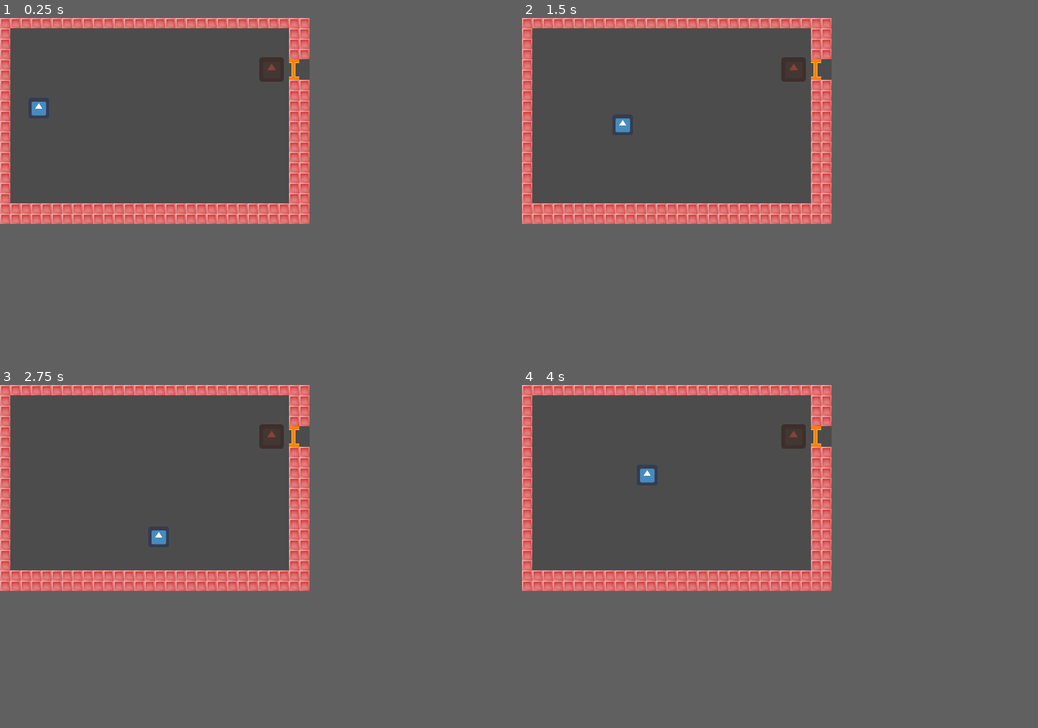
Above: before the commit, frames 1-4 (two rows, left to right).
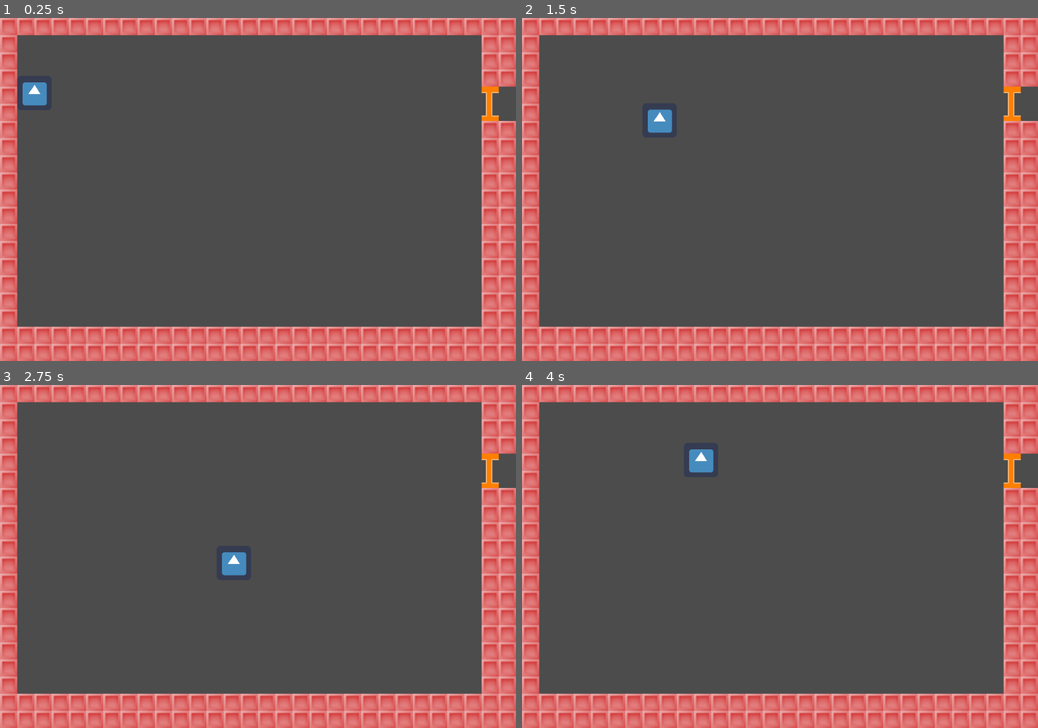
Above: after the commit, the same moments.

Repository: jgsogo/talk-godot-gdnative
Game: Godot game, scene res://MainScene.tscn
Same seed, same stepped clock (60 frames per second), same inputs: the game is played once before the commit and once after it. The engine's default icon, where the game draws it, is replaced by a stand-in: a white triangle on a blue panel in a dark square.
Inputs:
- Up to frame 1 (0.25 s): no input
- Up to frame 2 (1.5 s): tap Enter at 0.5 s; hold Right (ui_right) 0.53-1.28 s; hold Down (ui_down) from 1.28 s (still down)
- Up to frame 3 (2.75 s): release Down (ui_down) at 2.03 s; hold Right (ui_right) from 2.03 s (still down)
- Up to frame 4 (4 s): release Right (ui_right) at 2.78 s; hold Up (ui_up) 2.78-3.53 s; hold Left (ui_left) from 3.53 s (still down)
The window is 480x320 before the commit and 800x533 after it. Grey fills any space a smaller window leaves; there, only what the larger window draws over its background counts as a difference.

The runs differ from the first frame. In frame 1, 27% of the frame differs, in the area x 0-100%, y 0-100%; in frame 2, 27%; in frame 3, 27%; in frame 4, 27%.

Commit message:
Doubled resolution

Diff:
--- a/Dialog.tscn
+++ b/Dialog.tscn
@@ -4,7 +4,7 @@
 [ext_resource path="res://icon.png" type="Texture" id=2]
 
 [sub_resource type="RectangleShape2D" id=1]
-extents = Vector2( 40, 40 )
+extents = Vector2( 100, 130 )
 
 [node name="Dialog" type="Area2D"]
 script = ExtResource( 1 )
@@ -13,26 +13,27 @@
 shape = SubResource( 1 )
 
 [node name="Ghost" type="Sprite" parent="."]
+visible = false
 modulate = Color( 0.811765, 0.223529, 0.109804, 0.462745 )
 position = Vector2( 20.8, 0 )
-scale = Vector2( 0.6, 0.6 )
+scale = Vector2( 2.2, 2.2 )
 texture = ExtResource( 2 )
 
 [node name="PopupPanel" type="PopupPanel" parent="."]
 pause_mode = 2
-margin_left = -330.0
-margin_top = -40.0
-margin_right = -90.0
-margin_bottom = 160.0
+margin_left = -570.0
+margin_top = -120.0
+margin_right = -134.0
+margin_bottom = 260.0
 
 [node name="Contents" type="VBoxContainer" parent="PopupPanel"]
 margin_left = 4.0
 margin_top = 4.0
-margin_right = 236.0
-margin_bottom = 194.0
+margin_right = 432.0
+margin_bottom = 376.0
 
 [node name="Title" type="Label" parent="PopupPanel/Contents"]
-margin_right = 232.0
+margin_right = 428.0
 margin_bottom = 14.0
 custom_colors/font_color = Color( 0.368627, 0.8, 0.101961, 1 )
 custom_colors/font_outline_modulate = Color( 0.741176, 0.113725, 0.113725, 1 )
@@ -42,20 +43,20 @@
 
 [node name="Input" type="LineEdit" parent="PopupPanel/Contents"]
 margin_top = 18.0
-margin_right = 232.0
+margin_right = 428.0
 margin_bottom = 42.0
 
 [node name="SendButton" type="Button" parent="PopupPanel/Contents"]
 margin_top = 46.0
-margin_right = 232.0
+margin_right = 428.0
 margin_bottom = 66.0
 text = "Send"
 
 [node name="GhostMsg" type="RichTextLabel" parent="PopupPanel/Contents"]
 margin_top = 70.0
-margin_right = 232.0
-margin_bottom = 190.0
-rect_min_size = Vector2( 232, 120 )
+margin_right = 428.0
+margin_bottom = 370.0
+rect_min_size = Vector2( 232, 300 )
 scroll_following = true
 [connection signal="body_entered" from="." to="." method="_on_Dialog_body_entered"]
 [connection signal="body_exited" from="." to="." method="_on_Dialog_body_exited"]
--- a/MainCharacter.gd
+++ b/MainCharacter.gd
@@ -1,6 +1,6 @@
 extends KinematicBody2D
 
-const MOTION_SPEED = 128 # Pixels/second
+const MOTION_SPEED = 256 # Pixels/second
 
 
 func _physics_process(_delta):
--- a/MainScene.tscn
+++ b/MainScene.tscn
@@ -10,8 +10,10 @@
 
 [node name="MainCharacter" parent="." instance=ExtResource( 2 )]
 position = Vector2( 60, 140 )
+scale = Vector2( 2, 2 )
 
 [node name="TileMap" type="TileMap" parent="."]
+scale = Vector2( 2, 2 )
 tile_set = ExtResource( 3 )
 cell_size = Vector2( 16, 16 )
 collision_friction = 0.0
@@ -19,6 +21,6 @@
 tile_data = PoolIntArray( 0, 0, 0, 1, 0, 0, 2, 0, 0, 3, 0, 0, 4, 0, 0, 5, 0, 0, 6, 0, 0, 7, 0, 0, 8, 0, 0, 9, 0, 0, 10, …(3001 unchanged characters)…
 
 [node name="Dialog" parent="." instance=ExtResource( 4 )]
-position = Vector2( 400, 80 )
+position = Vector2( 790, 170 )
 [connection signal="popup_hide" from="Dialog" to="." method="_on_Dialog_popup_hide"]
 [connection signal="text_sent" from="Dialog" to="." method="_on_Dialog_text_sent"]
--- a/project.godot
+++ b/project.godot
@@ -21,8 +21,8 @@
 
 [display]
 
-window/size/width=480
-window/size/height=320
+window/size/width=960
+window/size/height=640
 window/size/resizable=false
 window/size/fullscreen=true
 window/stretch/mode="viewport"
